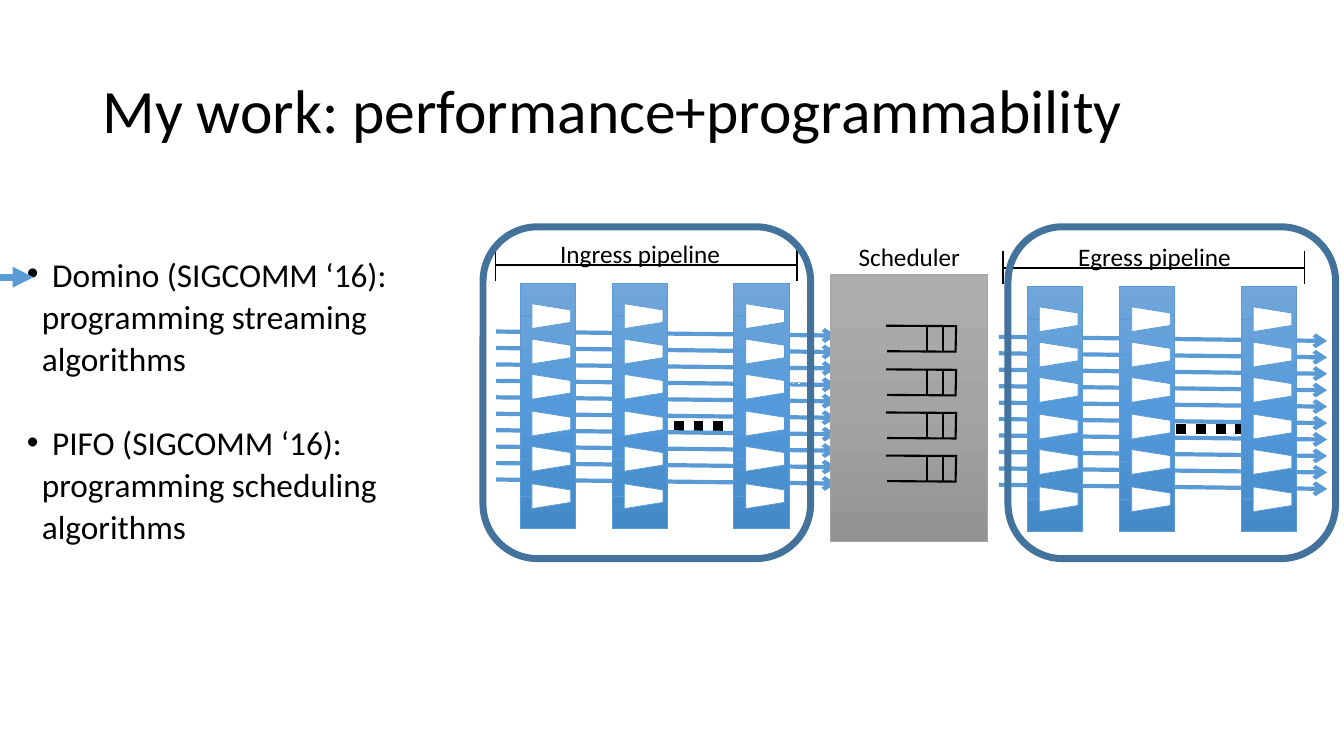
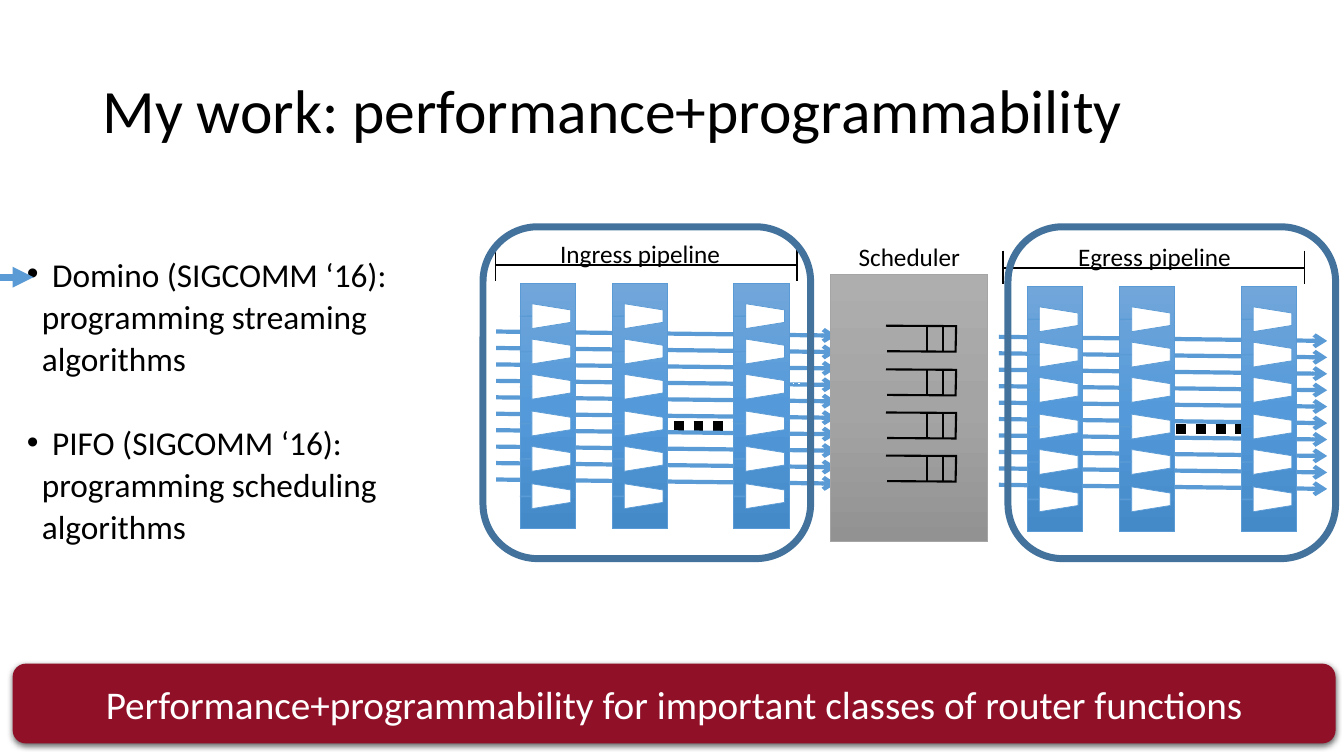
Before and after one commit to anirudhSK/pifo-domino-marple-ppts, a slide deck: slide 7 of combined_domino_pifo.pptx. Drawn at 1344x756 pixels with LibreOffice and Linux fonts; fonts in the diff are those of the drawing. Boxes give left, top, right and bottom in pixels: in the first picture for what was removed or moved away, otherwise in the second. Text is boxed around its words. In the diff, an @@ line names an element or a change of style, - is before the commit and + after.

Commit message:
Improve the introductory slides

```diff
--- a/combined_domino_pifo.pptx
+++ b/combined_domino_pifo.pptx
@@ rounded rectangle added at [12,663,1335,743], fill #901028, 28 pt, text #FFFFFF @@
+Performance+programmability for important classes of router functions
```
